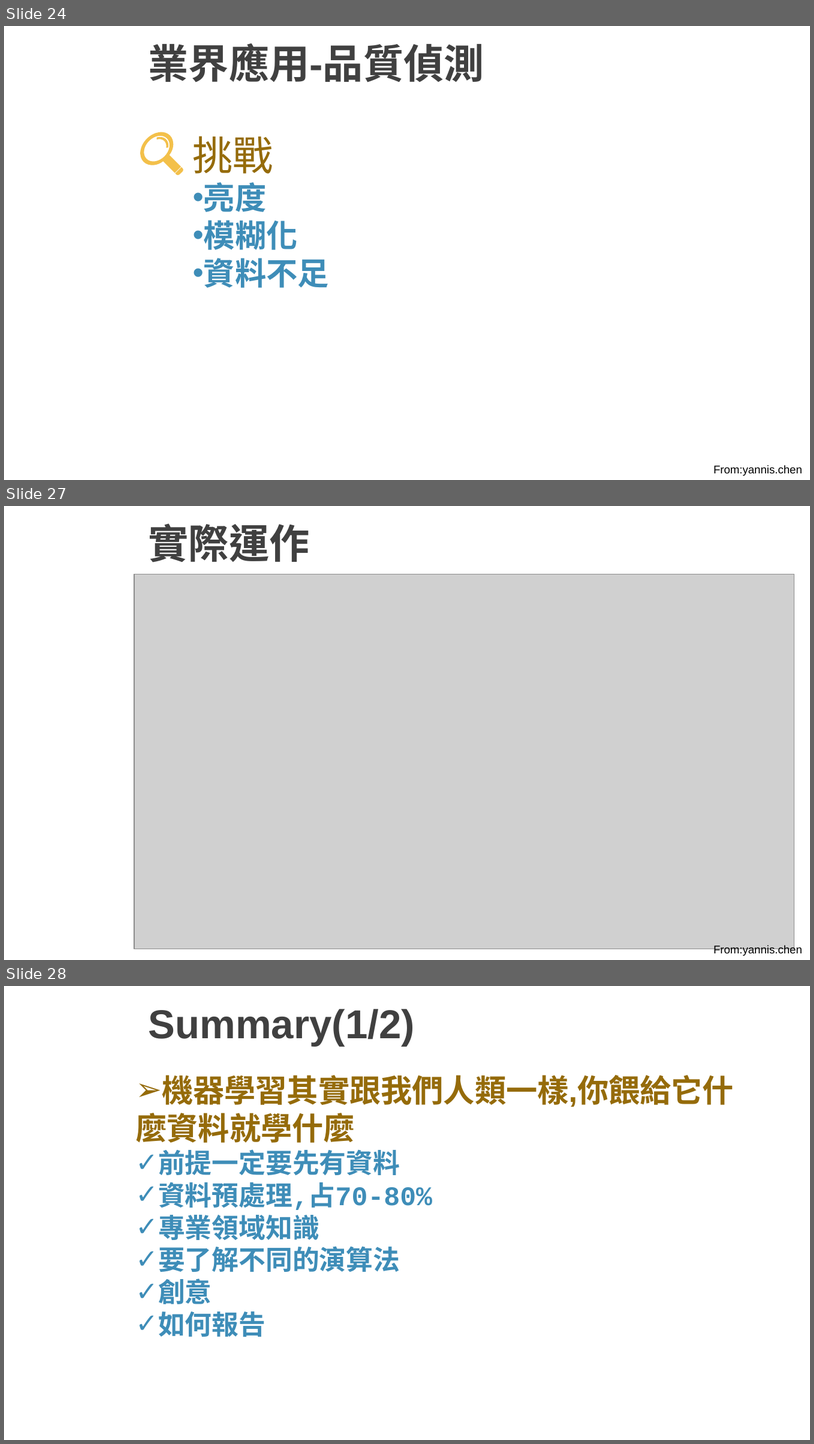
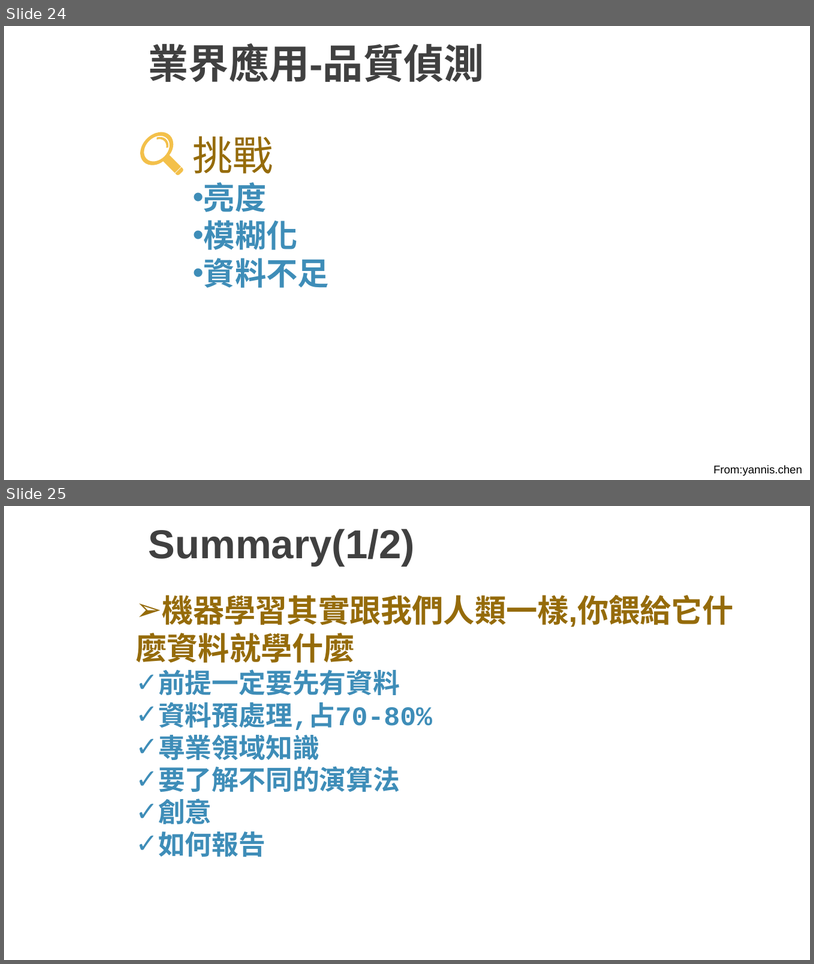
Before and after one commit to paihui/topicshare, a slide deck: 機器學習簡介.pptx. Shown one above the other, each under a label of ours: slides 24, 27 and 28 before the commit, slides 24 and 25 after it; the slides between them are not shown. The pictures are 814x1444 and 814x964 pixels, drawn with LibreOffice and Linux fonts; fonts in the diff are those of the drawing; grey boxes stand for pictures; background and template pictures are left out. Boxes give left, top, right and bottom in pixels: in the first picture for what was removed or moved away, otherwise in the second. Text is boxed around its words. In the diff, an @@ line names an element or a change of style, - is before the commit and + after.

```diff
--- a/機器學習簡介.pptx
+++ b/機器學習簡介.pptx
@@ slide 27 removed at (4, 506, 810, 960), background picture (left out) @@
@@ title removed at (149, 523, 310, 562) @@
-實際運作
@@ picture removed at (134, 574, 794, 949) @@
@@ text removed at (714, 944, 803, 955) @@
-From:yannis.chen
@@ what was slide 28 is now slide 25 @@
```
Also in this commit, not shown: 2 other slides removed.
